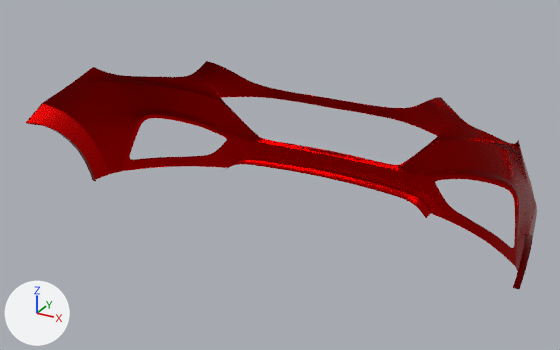
A saved change to the FBX model Assets/Points/MUV Bumper.fbx.
The view is the same before and after, from a 50 mm lens placed at (-9.27, 3.29, 2.04), pointed at (-10.87, 6.2, 0.58). Lighting does not change. The marker at lower left points along +X, +Y and +Z. Where no turn or scale is listed for an object, it has been applied to the vertices. Vertices at the same position are counted once.

Objects in the first picture: 'cc1.003'.
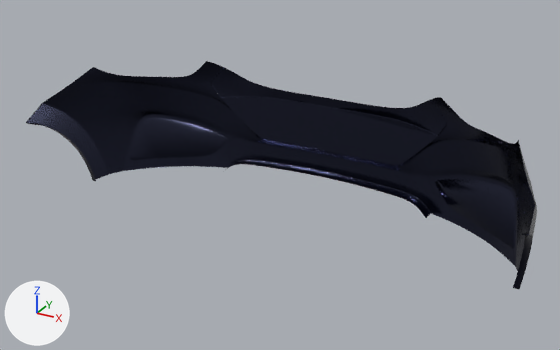
The change in detail:
Material '006' (mat_006) changes colour from red #d20000 to dark blue #36394c; in linear values from (0.647, 0.0, 0.0) to (0.0371, 0.0406, 0.073).
me_mesh_357 is used by ob_cc1_003; location (-10.853, 2.204, 0.254).
me_mesh_357 had 1288 vertices, 2304 faces and spanned x -1.19..1.19, y 3.58..4.51, z 0.08..0.72.
me_mesh_357 now has 1288 vertices, 2307 faces and spans x -1.19..1.19, y 3.58..4.51, z 0.08..0.72.
Part 1, on me_mesh_357:
3 new faces join them.

Boxes [x1, y1, x2, y2] around the edits, measured in the pictures (560 x 350 px):
'cc1.003', recoloured, reshaped
    both: [26, 61, 537, 289]
part 1 of me_mesh_357, added
    after: [130, 97, 515, 248]
